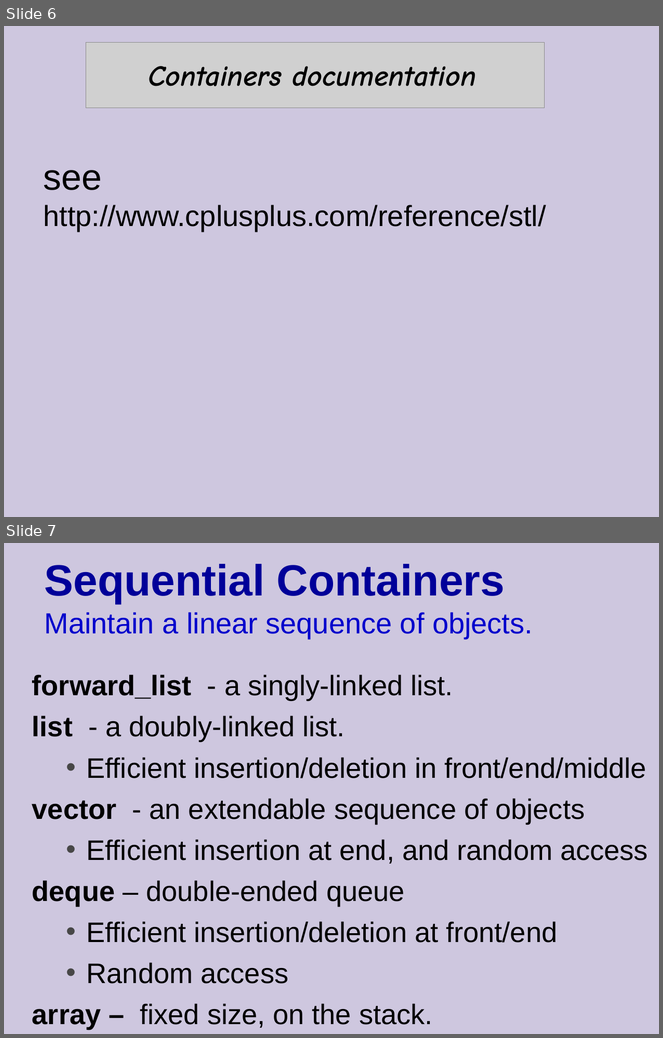
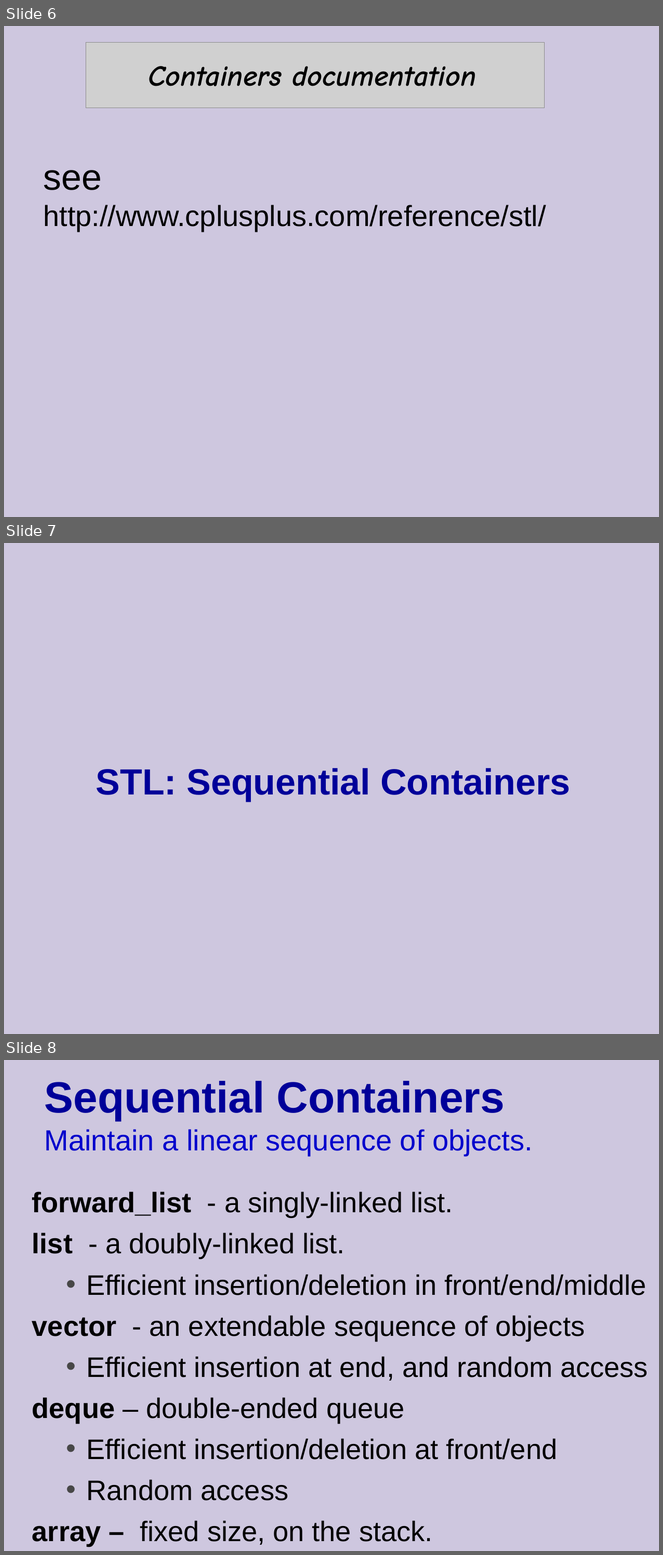
Before and after one commit to cpp-at-ariel/cpp-5779, a slide deck: 10-stl-containers/slides.odp. Shown one above the other, each under a label of ours: slides 6 and 7 before the commit, slides 6, 7 and 8 after it. The pictures are 663x1038 and 663x1555 pixels, drawn with LibreOffice and Linux fonts; fonts in the diff are those of the drawing; grey boxes stand for pictures. Boxes give left, top, right and bottom in pixels: in the first picture for what was removed or moved away, otherwise in the second. Text is boxed around its words. In the diff, an @@ line names an element or a change of style, - is before the commit and + after.

```diff
--- a/10-stl-containers/slides.odp
+++ b/10-stl-containers/slides.odp
@@ slide 7 added at (x1=4, y1=543, x2=659, y2=1034), background #CEC7DF @@
@@ title added at (x1=96, y1=768, x2=570, y2=801), 40 pt, text #000099, bold @@
+STL: Sequential Containers
@@ what was slide 7 is now slide 8 @@
```
Also in this commit, not shown: 12 slides changed, 2 other slides added, 5 slides removed, 11 other files.
